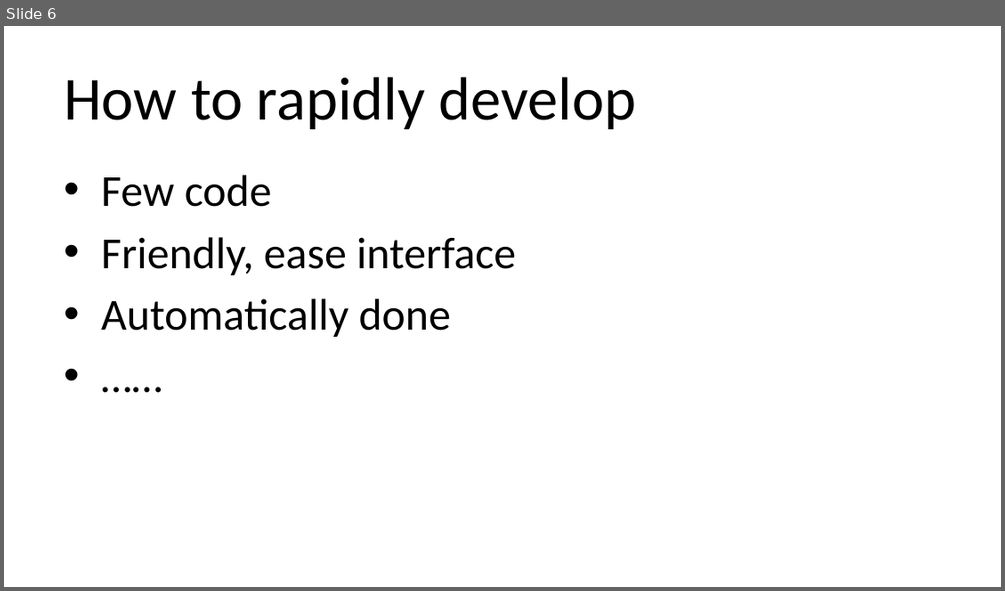
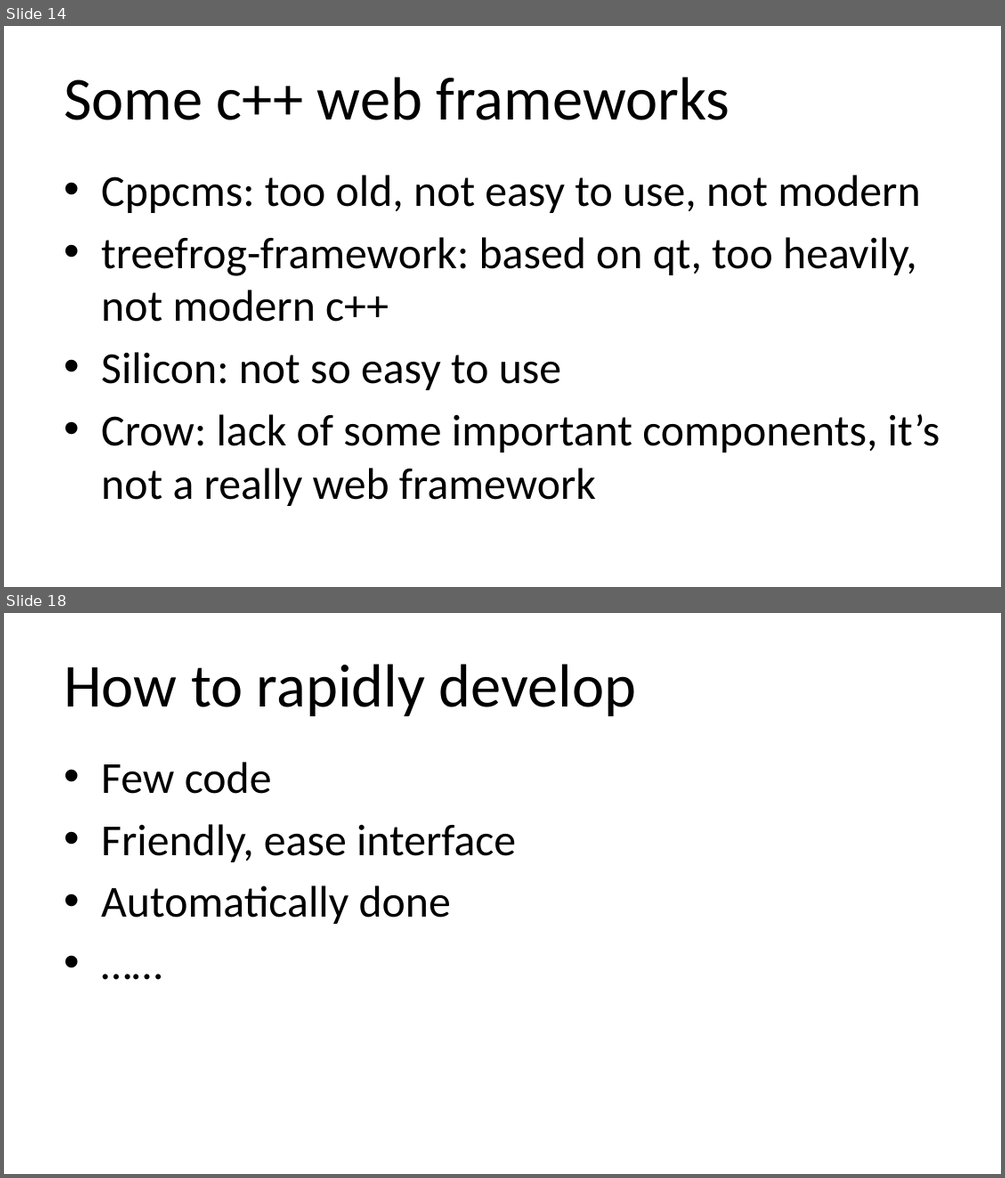
Before and after one commit to qicosmos/cppcon2018, a slide deck: cppcon2018.pptx. Shown one above the other, each under a label of ours: slide 6 before the commit, slides 14 and 18 after it; the slides between them are not shown. The pictures are 1005x591 and 1005x1178 pixels, drawn with LibreOffice and Linux fonts; fonts in the diff are those of the drawing. Boxes give left, top, right and bottom in pixels: in the first picture for what was removed or moved away, otherwise in the second. Text is boxed around its words. In the diff, an @@ line names an element or a change of style, - is before the commit and + after.

```diff
--- a/cppcon2018.pptx
+++ b/cppcon2018.pptx
@@ slide 14 added at box(4, 26, 1001, 587), background #FFFFFF @@
@@ title added at box(64, 77, 730, 120), 44 pt, text #000000 @@
+Some c++ web frameworks
@@ text added at box(101, 175, 940, 506), 32 pt, text #000000 @@
+• Cppcms: too old, not easy to use, not modern
+• treefrog-framework: based on qt, too heavily, not modern c++
+• Silicon: not so easy to use
+• Crow: lack of some important components, it’s not a really web framework
@@ what was slide 6 is now slide 18 @@
```
Also in this commit, not shown: 5 slides changed, 11 other slides added.
